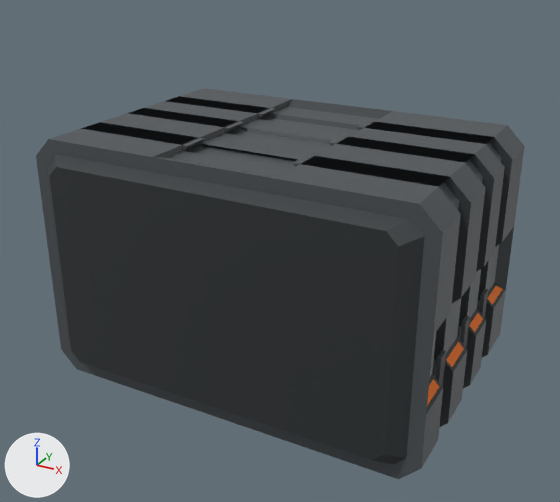
The OBJ model Resources/Wall/Wall.obj: old version first, new version second.
Before and after are seen from a 50 mm camera at (106.6, -197.7, 137.0) aimed at (1.2, -6.1, 41.1). The axes (+X, +Y, +Z) are drawn at lower left. The lights are the same throughout. Where no turn or scale is listed for an object, it has been applied to the vertices. Vertices at the same position are counted once.
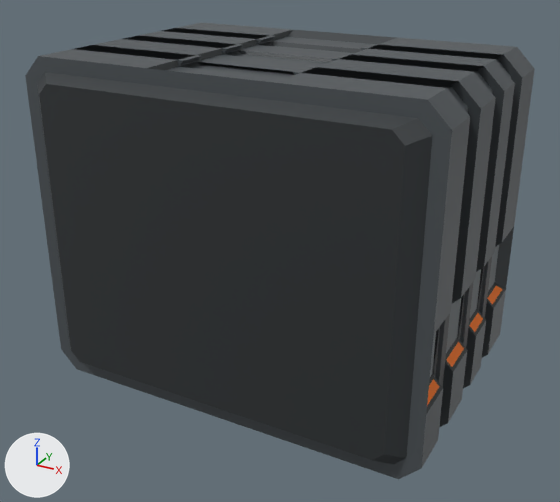
The change, as a diff of the scene's bpy script:
```diff
--- a/Resources/Wall/Wall.obj.py
+++ b/Resources/Wall/Wall.obj.py
@@ me_cube @@
 me_cube.from_pydata(...)  # 1195 vertices, 2323 faces, 2 loose edges; spans x -61.5..61.2, y -44.2..39.1, z -1.4..77.1
 # used by ob_cube; location = (0.0, 0.0, 0.0)
+# me_cube part 1: all 164 vertices in x -61.5..61.2, y -44.2..39.1, z 67.8..77.1 are moved by (0.0, 0.0, 23.3)
+# me_cube part 2: all 12 vertices in x 58.2..59.3, y -24.4..21.3, z 29.9 are moved by (0.0, 0.0, 23.3)
 me_cube.materials.append(mat_material)
```

What differs and where, as boxes [x1, y1, x2, y2] in the pictures (560 x 502 px; the box of a moved part takes in the faces that stretch with it):
'Cube', reshaped (17% taller)
    before: [36, 88, 525, 479]
    after: [25, 23, 535, 479]
part 1 of me_cube, moved or reshaped
    before: [36, 88, 525, 267]
    after: [25, 23, 535, 267]
part 2 of me_cube, moved or reshaped
    before: [434, 289, 488, 387]
    after: [433, 257, 492, 387]
